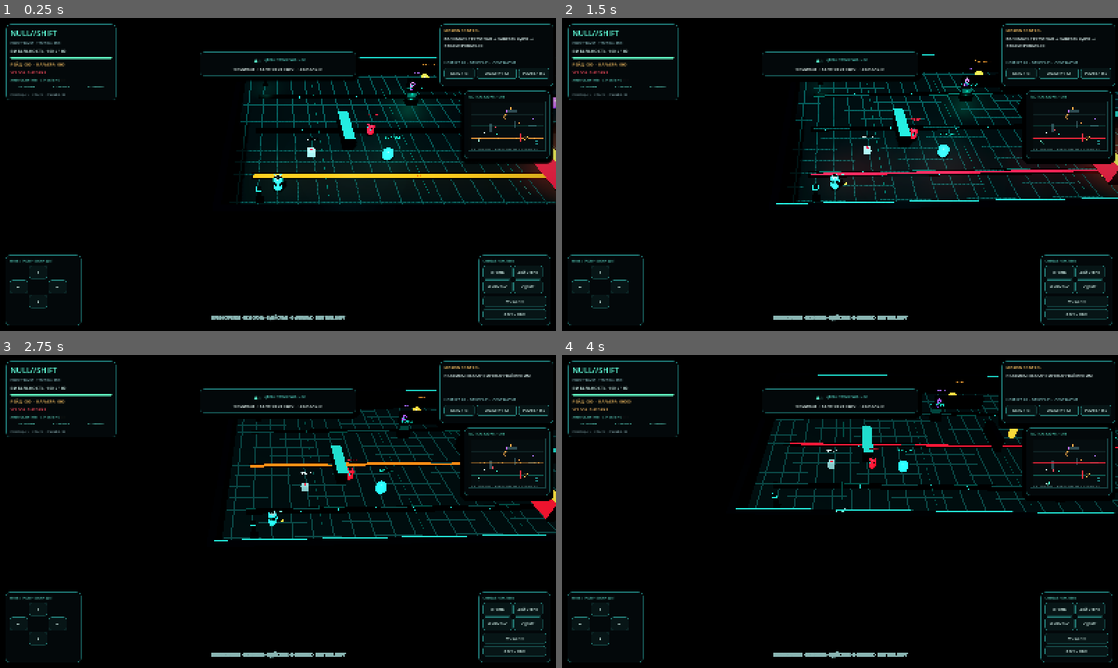
Above: before the commit, frames 1-4 (two rows, left to right).
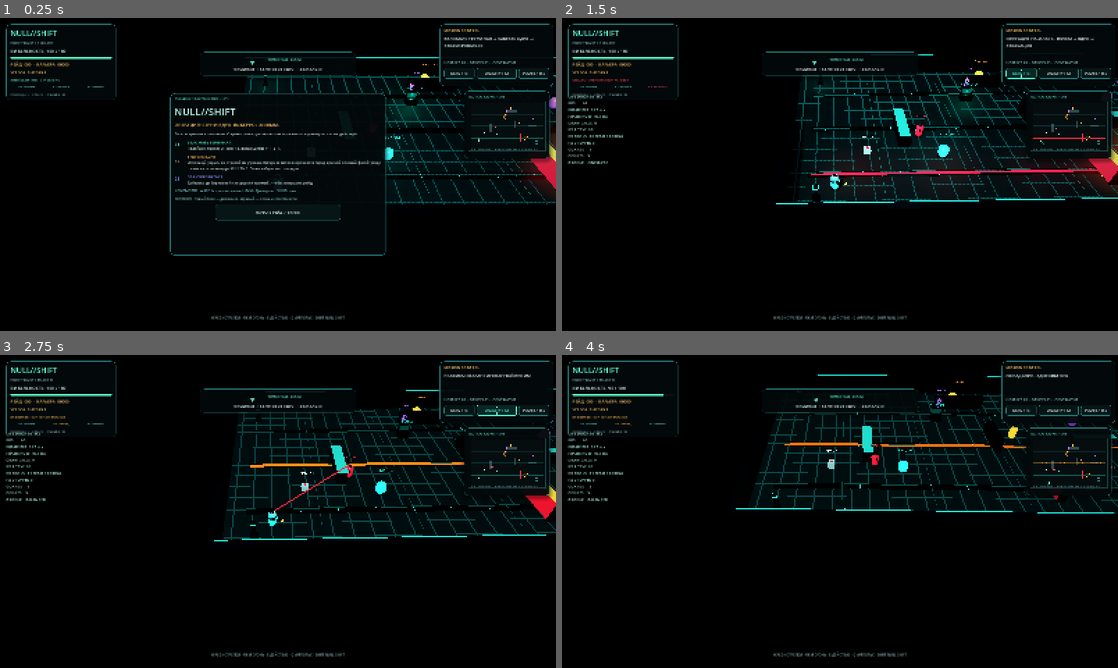
Above: after the commit, the same moments.

Repository: HADJAL001/osgard-world
Game: Godot game, scene res://scenes/main.tscn
Two runs of this game, one before a commit and one after it. Both use one fixed random seed, a clock stepped at 60 frames per second and the inputs below.
Inputs (mouse positions are in pixels of both pictures, inside the frame that each line leads up to):
- Up to frame 1 (0.25 s): no input
- Up to frame 2 (1.5 s): click (840, 212) at 0.5 s, where only the run after the commit has a clickable "НАЧАТЬ РЕЙД / ENTER"; click "DIAG / F3" at 1.25 s
- Up to frame 3 (2.75 s): click "QUALITY / F2" at 2 s
- Up to frame 4 (4 s): tap Enter at 2.75, 2.85 s; move the mouse to (962, 495) at 2.77 s; hold Right 2.78-3.53 s; click (962, 495) at 2.92 s; tap Space at 3.02, 3.77 s; move the mouse to (728, 527) at 3.52 s; hold Down from 3.53 s (still down); tap Keypad Enter at 3.6 s; click (728, 527) at 3.67 s

The runs differ from the first frame. In frame 1, 6.4% of the frame differs, in the area x 1-100%, y 1-99%; in frame 2, 2.7%; in frame 3, 2.6%; in frame 4, 2.9%.

Commit message:
Fix Godot HUD construction lifecycle and guard against per-frame UI allocation

Diff:
--- a/godot/null-shift/scripts/main.gd
+++ b/godot/null-shift/scripts/main.gd
@@ -1780,51 +1780,6 @@
 	layer.add_child(hud_root)
 	_create_cinematic_vignette()
 
-func _create_cinematic_vignette() -> void:
-	cinematic_vignette = ColorRect.new()
-	cinematic_vignette.name = "CinematicVignette"
-	cinematic_vignette.set_anchors_and_offsets_preset(Control.PRESET_FULL_RECT)
-	cinematic_vignette.mouse_filter = Control.MOUSE_FILTER_IGNORE
-	cinematic_vignette.color = Color.WHITE
-	var shader := Shader.new()
-	shader.code = """
-shader_type canvas_item;
-uniform float vignette_strength : hint_range(0.0, 0.45) = 0.28;
-uniform float danger : hint_range(0.0, 1.0) = 0.0;
-uniform float phase_shift : hint_range(0.0, 1.0) = 0.0;
-void fragment() {
-	vec2 centered = (UV - vec2(0.5)) * vec2(1.0, 0.86);
-	float distance_from_center = length(centered);
-	float edge = smoothstep(0.24, 0.72, distance_from_center);
-	float pulse = 0.72 + 0.28 * sin(TIME * 2.4);
-	float danger_edge = danger * 0.14 * pulse;
-	float alpha = edge * (vignette_strength + danger_edge + phase_shift * 0.055);
-	vec3 base = vec3(0.003, 0.009, 0.012);
-	vec3 phase_tint = vec3(0.025, 0.004, 0.05);
-	vec3 low_health_tint = vec3(0.035, 0.004, 0.009);
-	base = mix(base, phase_tint, phase_shift * 0.42);
-	base = mix(base, low_health_tint, danger * 0.34);
-	COLOR = vec4(base, clamp(alpha, 0.0, 0.44));
-}
-"""
-	cinematic_vignette_material = ShaderMaterial.new()
-	cinematic_vignette_material.shader = shader
-	cinematic_vignette.material = cinematic_vignette_material
-	cinematic_vignette.z_index = -1
-	hud_root.add_child(cinematic_vignette)
-
-func _update_cinematic_vignette() -> void:
-	if not is_instance_valid(cinematic_vignette_material):
-		return
-	var health_ratio: float = clampf(player_health / maxf(1.0, player_max_health), 0.0, 1.0)
-	var danger: float = clampf((0.78 - health_ratio) / 0.58, 0.0, 1.0)
-	var phase_weight: float = 1.0 if null_shift_timer > 0.0 else 0.0
-	var base_strength: float = 0.31 if cinematic_quality and not adaptive_quality_degraded else (0.22 if cinematic_quality else 0.14)
-	cinematic_vignette_material.set_shader_parameter("vignette_strength", base_strength)
-	cinematic_vignette_material.set_shader_parameter("danger", danger)
-	cinematic_vignette_material.set_shader_parameter("phase_shift", phase_weight)
-	cinematic_vignette.visible = true
-
 	status_panel = _make_panel(hud_root, Control.PRESET_TOP_LEFT, Rect2(18.0, 18.0, 316.0, 190.0))
 	var status_stack := _panel_stack(status_panel)
 	status_title = _label(status_stack, "NULL//SHIFT", 22, Color(0.38, 1.0, 0.86))
@@ -2030,6 +1985,52 @@
 	var detail := _label(text_column, detail_text, 10, Color(0.79, 0.89, 0.87))
 	detail.autowrap_mode = TextServer.AUTOWRAP_WORD_SMART
 	detail.size_flags_horizontal = Control.SIZE_EXPAND_FILL
+
+
+func _create_cinematic_vignette() -> void:
+	cinematic_vignette = ColorRect.new()
+	cinematic_vignette.name = "CinematicVignette"
+	cinematic_vignette.set_anchors_and_offsets_preset(Control.PRESET_FULL_RECT)
+	cinematic_vignette.mouse_filter = Control.MOUSE_FILTER_IGNORE
+	cinematic_vignette.color = Color.WHITE
+	var shader := Shader.new()
+	shader.code = """
+shader_type canvas_item;
+uniform float vignette_strength : hint_range(0.0, 0.45) = 0.28;
+uniform float danger : hint_range(0.0, 1.0) = 0.0;
+uniform float phase_shift : hint_range(0.0, 1.0) = 0.0;
+void fragment() {
+	vec2 centered = (UV - vec2(0.5)) * vec2(1.0, 0.86);
+	float distance_from_center = length(centered);
+	float edge = smoothstep(0.24, 0.72, distance_from_center);
+	float pulse = 0.72 + 0.28 * sin(TIME * 2.4);
+	float danger_edge = danger * 0.14 * pulse;
+	float alpha = edge * (vignette_strength + danger_edge + phase_shift * 0.055);
+	vec3 base = vec3(0.003, 0.009, 0.012);
+	vec3 phase_tint = vec3(0.025, 0.004, 0.05);
+	vec3 low_health_tint = vec3(0.035, 0.004, 0.009);
+	base = mix(base, phase_tint, phase_shift * 0.42);
+	base = mix(base, low_health_tint, danger * 0.34);
+	COLOR = vec4(base, clamp(alpha, 0.0, 0.44));
+}
+"""
+	cinematic_vignette_material = ShaderMaterial.new()
+	cinematic_vignette_material.shader = shader
+	cinematic_vignette.material = cinematic_vignette_material
+	cinematic_vignette.z_index = -1
+	hud_root.add_child(cinematic_vignette)
+
+func _update_cinematic_vignette() -> void:
+	if not is_instance_valid(cinematic_vignette_material):
+		return
+	var health_ratio: float = clampf(player_health / maxf(1.0, player_max_health), 0.0, 1.0)
+	var danger: float = clampf((0.78 - health_ratio) / 0.58, 0.0, 1.0)
+	var phase_weight: float = 1.0 if null_shift_timer > 0.0 else 0.0
+	var base_strength: float = 0.31 if cinematic_quality and not adaptive_quality_degraded else (0.22 if cinematic_quality else 0.14)
+	cinematic_vignette_material.set_shader_parameter("vignette_strength", base_strength)
+	cinematic_vignette_material.set_shader_parameter("danger", danger)
+	cinematic_vignette_material.set_shader_parameter("phase_shift", phase_weight)
+	cinematic_vignette.visible = true
 
 func _create_damage_direction_ui() -> void:
 	damage_direction_root = Control.new()
Not shown, changed: godot/null-shift/README.md
Not shown, changed: scripts/null-shift-godot-smoke.mjs
